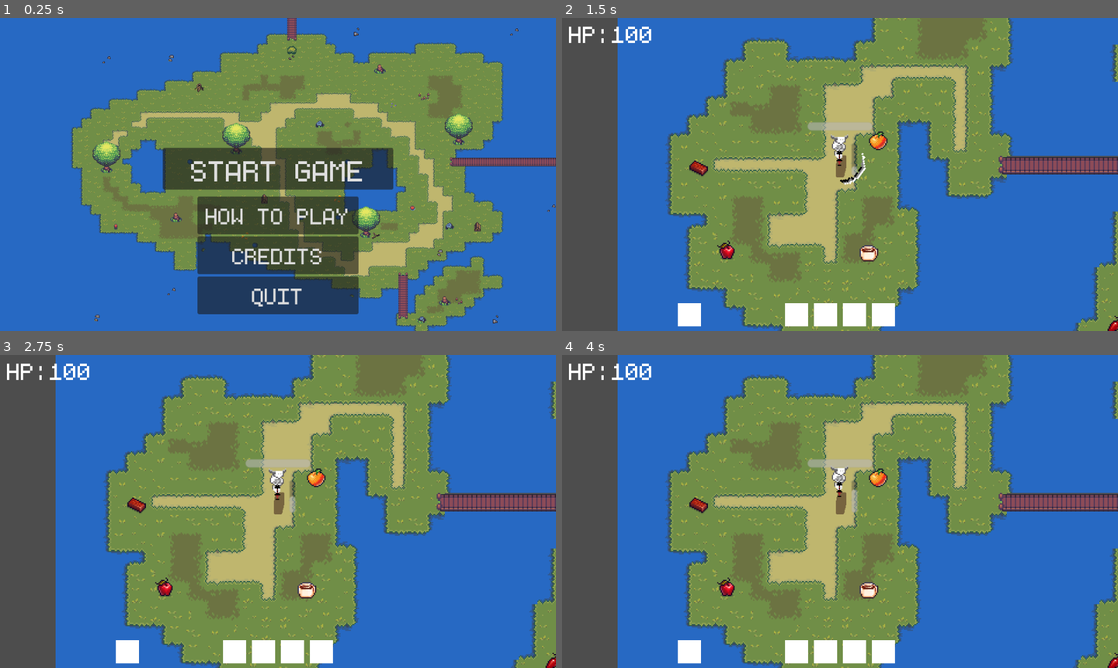
Above: before the commit, frames 1-4 (two rows, left to right).
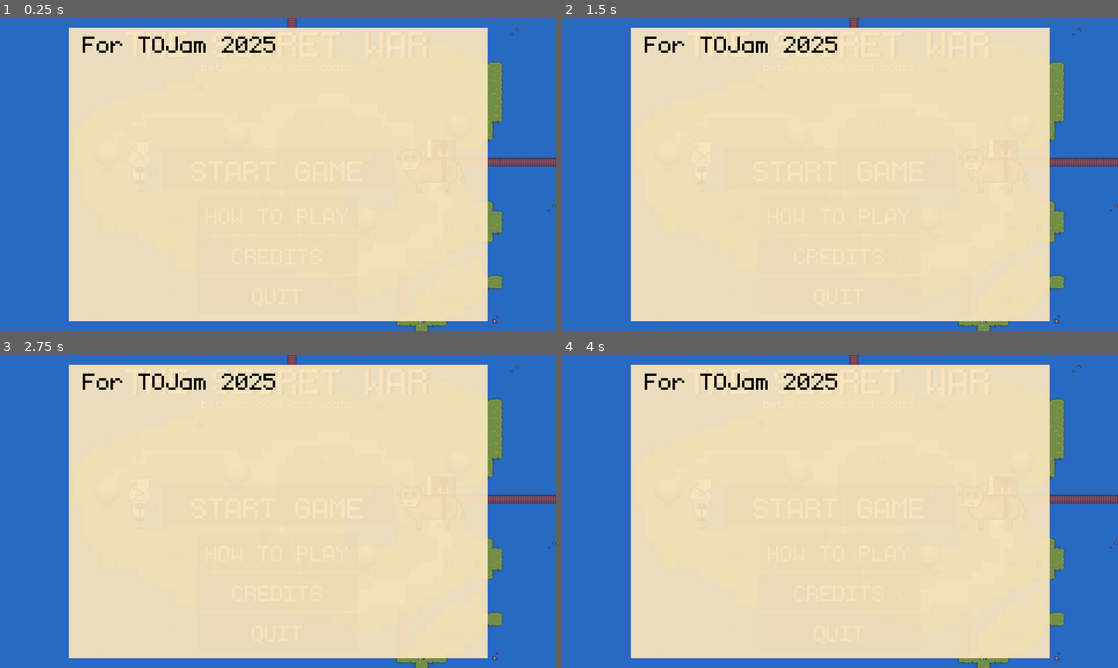
Above: after the commit, the same moments.

Repository: NDJia/tojam2025
Game: Godot game, scene res://Scenes/UI/mainmenu.tscn
Two runs of this game, one before a commit and one after it. Both use one fixed random seed, a clock stepped at 60 frames per second and the inputs below. This scene is started directly instead of the project's main scene. The engine's default icon, where the game draws it, is replaced by a stand-in: a white triangle on a blue panel in a dark square.
Inputs (mouse positions are in pixels of both pictures, inside the frame that each line leads up to):
- Up to frame 1 (0.25 s): no input
- Up to frame 2 (1.5 s): click "START GAME" at 0.5 s; click (840, 168) at 1.25 s, where only the run after the commit has a clickable "START GAME"
- Up to frame 3 (2.75 s): click (278, 592) at 2 s, where only the run after the commit has a clickable "CREDITS"
- Up to frame 4 (4 s): click (840, 552) at 2.75 s, where only the run after the commit has a clickable "HOW TO PLAY"; click (773, 492) at 3.52 s

The runs differ from the first frame. In frame 1, 71% of the frame differs, in the area x 12-88%, y 3-97%; in frame 2, 86%; in frame 3, 86%, in the area x 0-100%, y 0-100%; in frame 4, 86%.

Commit message:
Main menu changes

Diff:
--- a/Scenes/UI/hud.tscn
+++ b/Scenes/UI/hud.tscn
@@ -1,9 +1,9 @@
-[gd_scene load_steps=3 format=3 uid="uid://b5wog7x507abq"]
+[gd_scene load_steps=2 format=3 uid="uid://b5wog7x507abq"]
 
 [ext_resource type="Script" uid="uid://5u80v8ppeimo" path="res://Scripts/hud.gd" id="1_e0onf"]
-[ext_resource type="PackedScene" uid="uid://s3dxa1gt5e7d" path="res://Scenes/UI/powerups.tscn" id="2_ny26j"]
 
 [node name="HUD" type="CanvasLayer"]
+process_mode = 3
 script = ExtResource("1_e0onf")
 
 [node name="Health" type="Label" parent="."]
@@ -21,4 +21,49 @@
 theme_override_font_sizes/font_size = 64
 text = "HP:"
 
-[node name="Powerups" parent="." instance=ExtResource("2_ny26j")]
+[node name="PowerBar" type="HBoxContainer" parent="."]
+layout_direction = 2
+anchors_preset = 7
+anchor_left = 0.5
+anchor_top = 1.0
+anchor_right = 0.5
+anchor_bottom = 1.0
+offset_left = -126.0
+offset_top = -48.0
+offset_right = 172.0
+offset_bottom = -8.0
+grow_horizontal = 2
+grow_vertical = 0
+size_flags_horizontal = 3
+theme_override_constants/separation = 10
+alignment = 1
+
+[node name="Passive1" type="ColorRect" parent="PowerBar"]
+custom_minimum_size = Vector2(40, 40)
+layout_mode = 2
+
+[node name="Passive2" type="ColorRect" parent="PowerBar"]
+custom_minimum_size = Vector2(40, 40)
+layout_mode = 2
+
+[node name="Passive3" type="ColorRect" parent="PowerBar"]
+custom_minimum_size = Vector2(40, 40)
+layout_mode = 2
+
+[node name="Passive4" type="ColorRect" parent="PowerBar"]
+custom_minimum_size = Vector2(40, 40)
+layout_mode = 2
+
+[node name="RangedPower" type="ColorRect" parent="."]
+custom_minimum_size = Vector2(40, 40)
+anchors_preset = 7
+anchor_left = 0.5
+anchor_top = 1.0
+anchor_right = 0.5
+anchor_bottom = 1.0
+offset_left = -257.0
+offset_top = -48.0
+offset_right = -217.0
+offset_bottom = -8.0
+grow_horizontal = 2
+grow_vertical = 0
--- a/Scenes/UI/mainmenu.tscn
+++ b/Scenes/UI/mainmenu.tscn
@@ -1,21 +1,16 @@
-[gd_scene load_steps=5 format=4 uid="uid://dokdw0t3rd6sy"]
+[gd_scene load_steps=7 format=4 uid="uid://dokdw0t3rd6sy"]
 
 [ext_resource type="Texture2D" uid="uid://bdlo8a0sovtdn" path="res://Assets/Textures/icon.svg" id="1_5c06j"]
 [ext_resource type="Script" uid="uid://dxk3dn6msolib" path="res://Scripts/mainmenu.gd" id="1_6olnl"]
 [ext_resource type="PackedScene" uid="uid://dx3nmw304muta" path="res://Scenes/main/map_floor.tscn" id="3_4mgpv"]
 [ext_resource type="PackedScene" uid="uid://behop5phl7ltg" path="res://Scenes/main/map_prop.tscn" id="4_kcu8t"]
+[ext_resource type="Texture2D" uid="uid://bse30n5ndaeh3" path="res://Assets/Textures/goat_on_pogo.png" id="5_70146"]
+[ext_resource type="Texture2D" uid="uid://b0sgssnp3tyyi" path="res://Assets/Textures/Cows/Chocolate/Side/chocolate-milk cow walking side1.png" id="6_hdhgp"]
 
 [node name="MainMenu" type="CanvasLayer"]
 script = ExtResource("1_6olnl")
-
-[node name="TitleImg" type="TextureRect" parent="."]
-visible = false
-z_index = -500
-offset_right = 40.0
-offset_bottom = 40.0
-scale = Vector2(23.9883, 13.5468)
-texture = ExtResource("1_5c06j")
-expand_mode = 2
+metadata/_edit_vertical_guides_ = [20.0]
+metadata/_edit_horizontal_guides_ = [20.0, 537.0]
 
 [node name="Credits" type="Button" parent="."]
 anchors_preset = 8
@@ -87,46 +82,42 @@
 text = "START GAME"
 
 [node name="CreditsInfo" type="RichTextLabel" parent="."]
-visible = false
 z_index = 10
 anchors_preset = 8
 anchor_left = 0.5
 anchor_top = 0.5
 anchor_right = 0.5
 anchor_bottom = 0.5
-offset_left = -320.0
-offset_top = -200.5
-offset_right = 320.0
-offset_bottom = 200.5
+offset_left = -361.5
+offset_top = -253.0
+offset_right = 361.5
+offset_bottom = 253.0
 grow_horizontal = 2
 grow_vertical = 2
+theme_override_colors/default_color = Color(0, 0, 0, 1)
 theme_override_font_sizes/bold_italics_font_size = 64
 theme_override_font_sizes/italics_font_size = 64
 theme_override_font_sizes/mono_font_size = 64
 theme_override_font_sizes/normal_font_size = 64
 theme_override_font_sizes/bold_font_size = 64
 bbcode_enabled = true
-text = "THIS IS THE CREDITS"
+text = " For TOJam 2025"
 
 [node name="CreditsInfoHide" type="Button" parent="CreditsInfo"]
+z_index = 20
 layout_mode = 0
-offset_right = 8.0
-offset_bottom = 8.0
+offset_left = -117.0
+offset_top = -30.0
+offset_right = 848.0
+offset_bottom = 534.0
 flat = true
 
-[node name="QuitConfirm" type="GridContainer" parent="."]
-visible = false
-offset_right = 40.0
-offset_bottom = 40.0
-
-[node name="QuitConfirmLabel" type="Label" parent="QuitConfirm"]
-layout_mode = 2
-
-[node name="QuitConfirmYes" type="Button" parent="QuitConfirm"]
-layout_mode = 2
-
-[node name="QuitConfirmNo" type="Button" parent="QuitConfirm"]
-layout_mode = 2
+[node name="ColorRect" type="ColorRect" parent="CreditsInfo"]
+z_index = -1
+layout_mode = 0
+offset_right = 691.0
+offset_bottom = 464.0
+color = Color(0.96932, 0.892755, 0.737962, 0.941176)
 
 [node name="MapFloor" parent="." instance=ExtResource("3_4mgpv")]
 z_index = -10
@@ -134,4 +125,72 @@
 
 [node name="MapProp" parent="." instance=ExtResource("4_kcu8t")]
 z_index = -2
-tile_map_data = PackedByteArray("AAAwAA8ABAAQAAIAAAAxAA8ABAA …(1568 unchanged characters)… BAAEAAAA1ACAAAwADAAEAAAAmAAEAAwADAAEAAAA=")
+tile_map_data = PackedByteArray("AAAwAA8ABAAQAAIAAAAxAA8ABAA …(1568 unchanged characters)… BAAEAAAA1ACAAAwADAAEAAAAmAAEAAwADAAEAAAAQABAABAAQAAEAAAApABQAAwACAAEAAAAnAA8AAwAAAAAAAAA=")
+
+[node name="TitleLabel" type="Label" parent="."]
+anchors_preset = 5
+anchor_left = 0.5
+anchor_right = 0.5
+offset_left = -263.0
+offset_right = 263.0
+offset_bottom = 80.0
+grow_horizontal = 2
+theme_override_font_sizes/font_size = 100
+text = "THE SECRET WAR"
+
+[node name="TitleLabelOutline" type="Label" parent="TitleLabel"]
+z_index = -1
+layout_mode = 1
+anchors_preset = 5
+anchor_left = 0.5
+anchor_right = 0.5
+offset_left = -259.0
+offset_top = 1.0
+offset_right = 267.095
+offset_bottom = 81.0
+grow_horizontal = 2
+scale = Vector2(1.001, 1.001)
+theme_override_colors/font_color = Color(0, 0, 0, 1)
+theme_override_font_sizes/font_size = 100
+text = "THE SECRET WAR"
+
+[node name="SubTitleLabel" type="Label" parent="."]
+anchors_preset = 5
+anchor_left = 0.5
+anchor_right = 0.5
+offset_left = -132.0
+offset_top = 70.0
+offset_right = 132.0
+offset_bottom = 96.0
+grow_horizontal = 2
+theme_override_font_sizes/font_size = 32
+text = "between cows and goats"
+
+[node name="SubTitleLabelOutline" type="Label" parent="SubTitleLabel"]
+z_index = -1
+layout_mode = 1
+anchors_preset = 5
+anchor_left = 0.5
+anchor_right = 0.5
+offset_left = -131.0
+offset_top = 1.0
+offset_right = 133.0
+offset_bottom = 27.0
+grow_horizontal = 2
+theme_override_colors/font_color = Color(0, 0, 0, 1)
+theme_override_font_sizes/font_size = 32
+text = "between cows and goats"
+
+[node name="GoatOnPogo" type="Sprite2D" parent="."]
+z_index = -2
+texture_filter = 1
+position = Vector2(240, 246)
+scale = Vector2(3.40625, 3.40625)
+texture = ExtResource("5_70146")
+
+[node name="Chocolate-milkCowWalkingSide1" type="Sprite2D" parent="."]
+z_index = -2
+texture_filter = 1
+position = Vector2(743, 264)
+scale = Vector2(-2.26042, 2.26042)
+texture = ExtResource("6_hdhgp")
--- a/Scenes/UI/pausemenu.tscn
+++ b/Scenes/UI/pausemenu.tscn
@@ -38,3 +38,50 @@
 text = "GAME PAUSED"
 
 [node name="Powerups" parent="." instance=ExtResource("1_rp7hy")]
+visible = false
+
+[node name="Resume" type="Button" parent="."]
+anchors_preset = 8
+anchor_left = 0.5
+anchor_top = 0.5
+anchor_right = 0.5
+anchor_bottom = 0.5
+offset_left = -175.5
+offset_top = -61.5
+offset_right = 175.5
+offset_bottom = -2.5
+grow_horizontal = 2
+grow_vertical = 2
+theme_override_font_sizes/font_size = 64
+text = "RESUME GAME"
+
+[node name="ToMainMenu" type="Button" parent="."]
+anchors_preset = 8
+anchor_left = 0.5
+anchor_top = 0.5
+anchor_right = 0.5
+anchor_bottom = 0.5
+offset_left = -175.5
+offset_top = 8.5
+offset_right = 175.5
+offset_bottom = 67.5
+grow_horizontal = 2
+grow_vertical = 2
+theme_override_font_sizes/font_size = 52
+text = "QUIT TO MAIN MENU"
+
+[node name="Label" type="Label" parent="."]
+anchors_preset = 8
+anchor_left = 0.5
+anchor_top = 0.5
+anchor_right = 0.5
+anchor_bottom = 0.5
+offset_left = -150.0
+offset_top = 65.0
+offset_right = 150.0
+offset_bottom = 91.0
+grow_horizontal = 2
+grow_vertical = 2
+theme_override_font_sizes/font_size = 32
+text = "(This will end the game!)"
+horizontal_alignment = 1
--- a/Scripts/mainmenu.gd
+++ b/Scripts/mainmenu.gd
@@ -6,6 +6,7 @@
 	$Start.pressed.connect(start_game)
 	$Credits.pressed.connect(show_credits)
 
+	$CreditsInfo/ColorRect.size = creditsinfo_button.get_parent_area_size()
 	creditsinfo_button.size = creditsinfo_button.get_parent_area_size()
 	creditsinfo_button.pressed.connect(hide_credits)
 
